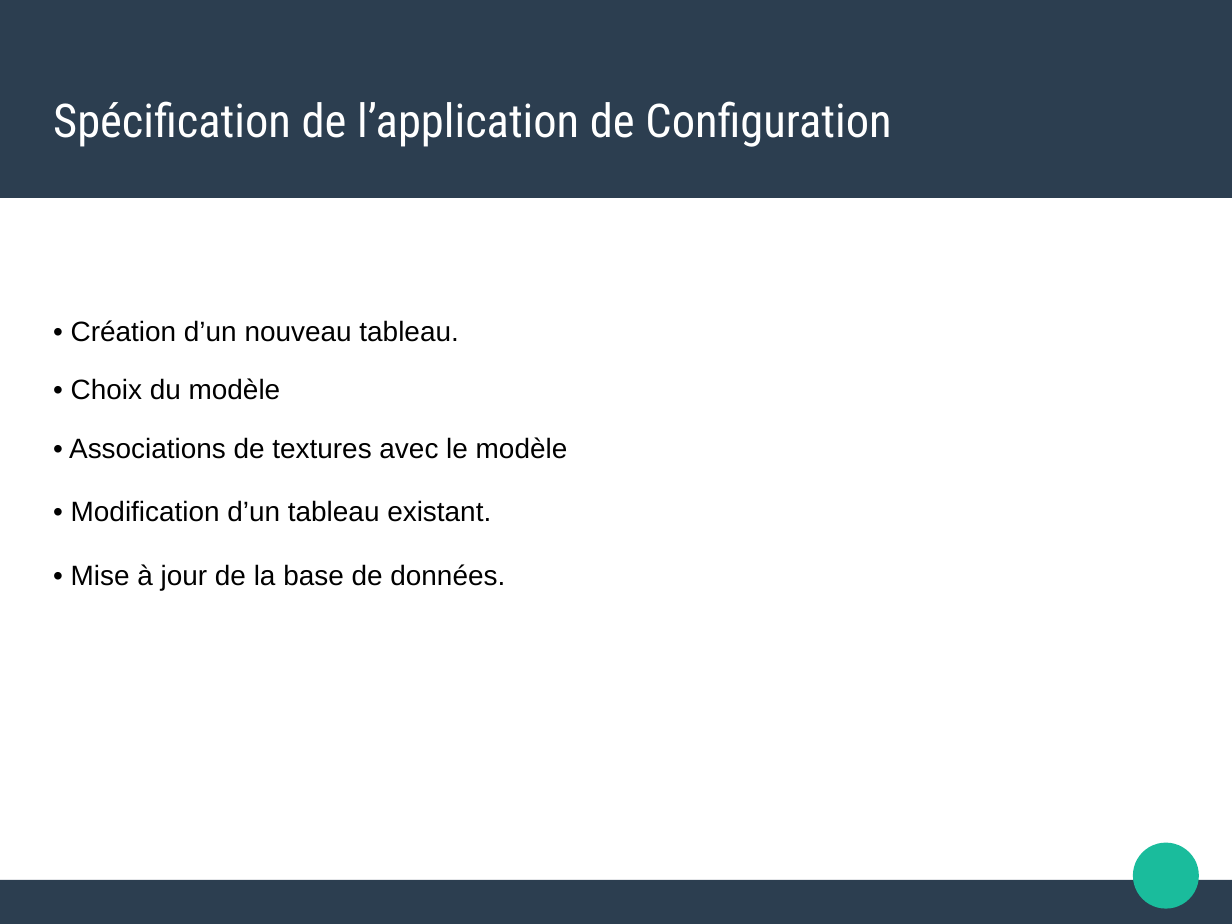
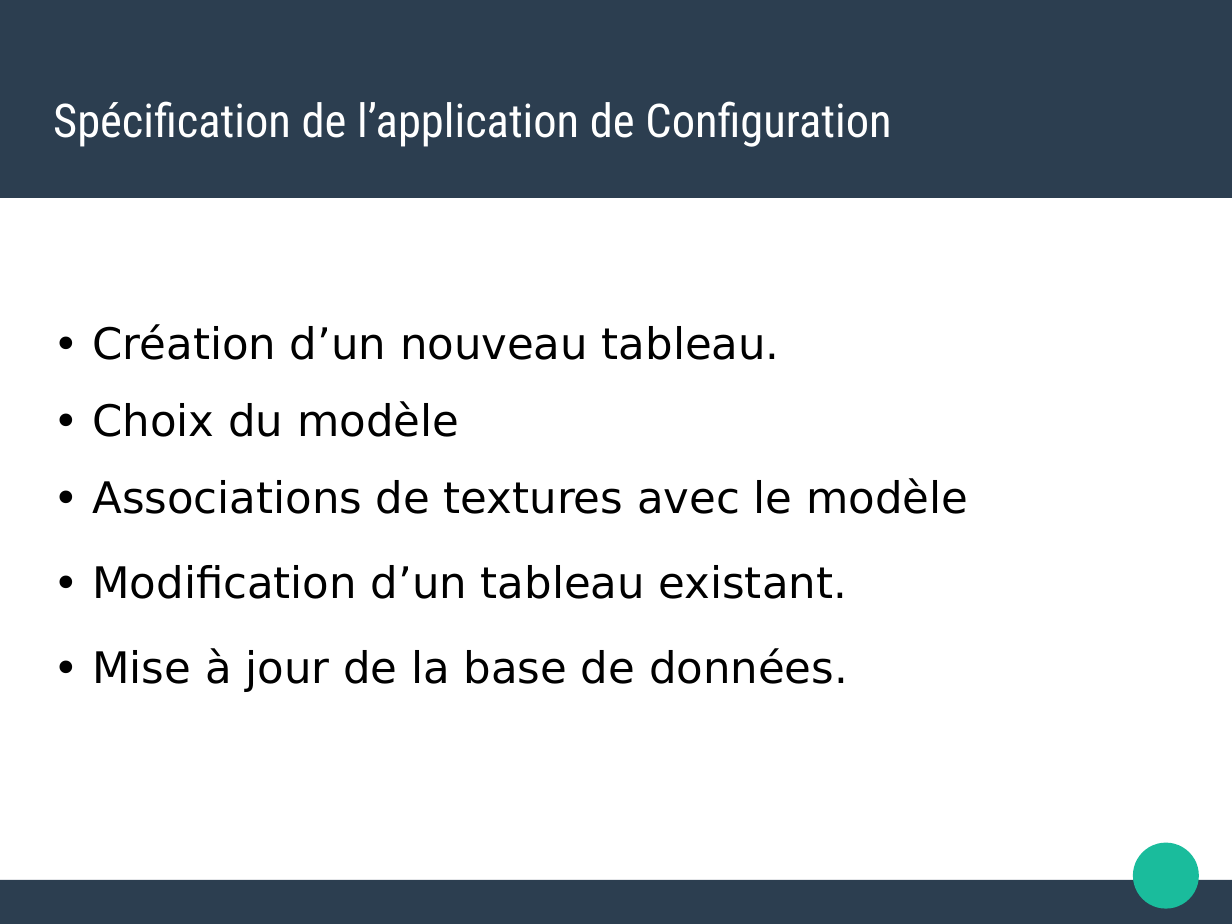
Before and after one commit to norips/Projet_MBA_ConfigCreator, a slide deck: slide 4 of Presentation_exam.odp. Drawn at 1232x924 pixels with LibreOffice and Linux fonts; fonts in the diff are those of the drawing. Boxes give left, top, right and bottom in pixels: in the first picture for what was removed or moved away, otherwise in the second. Text is boxed around its words. In the diff, an @@ line names an element or a change of style, - is before the commit and + after.

Commit message:
changement de font du diapo et correction de fautes d'orthographe

```diff
--- a/Presentation_exam.odp
+++ b/Presentation_exam.odp
@@ text "• Création d’un nouveau tableau." at bbox=[92, 325, 968, 692]: size 18 to 28 pt, font Arial to DejaVu Sans @@
```
Also in this commit, not shown: 7 other slides changed.
